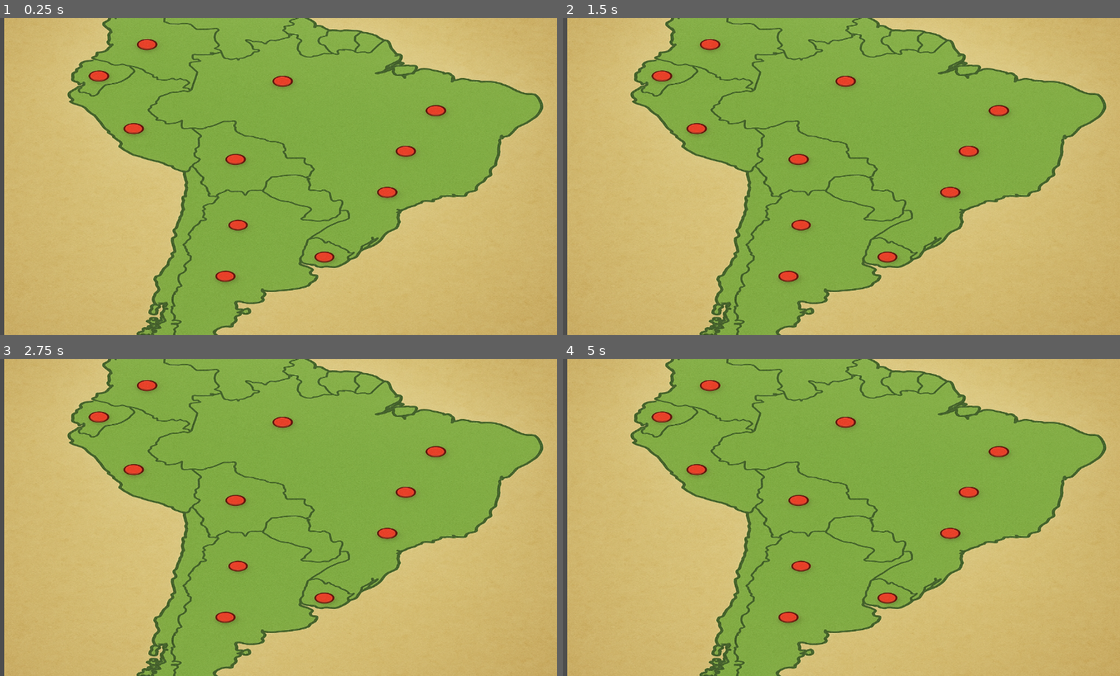
Above: before the commit, frames 1-4 (two rows, left to right).
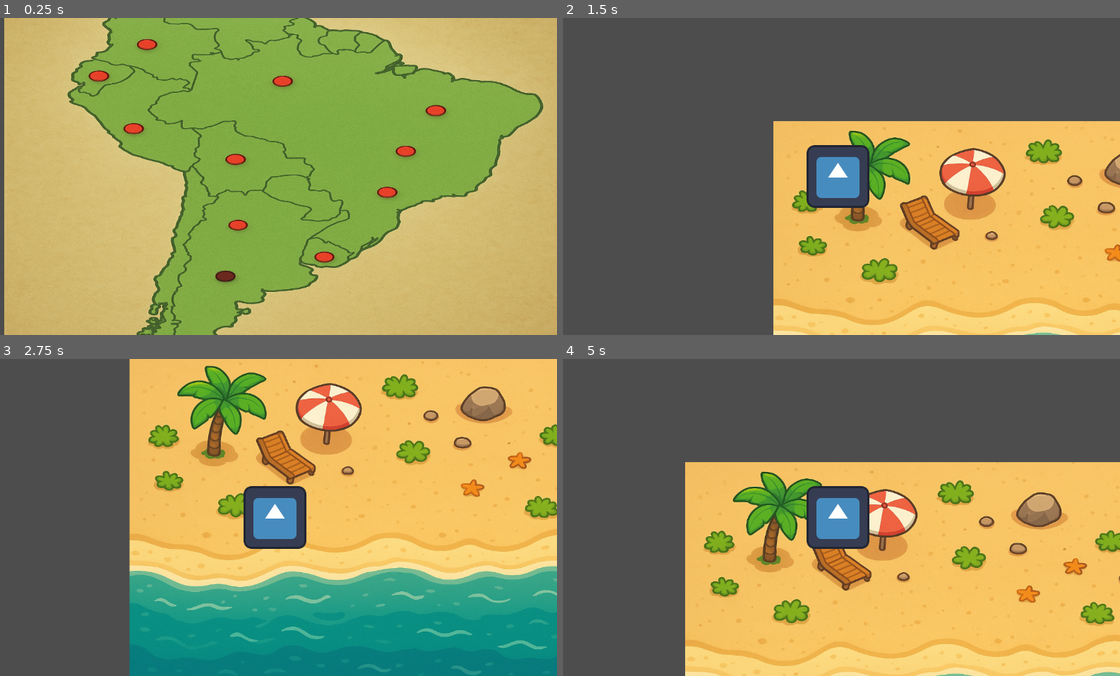
Above: after the commit, the same moments.

Repository: DAGimenez/Detector_Proyect
Game: Godot game, scene res://mapa_seleccionable.tscn
The game is run twice, just before and just after one commit, with the same random seed, the same clock (stepped at 60 frames per second) and the same inputs. This scene is started directly instead of the project's main scene. The engine's default icon, where the game draws it, is replaced by a stand-in: a white triangle on a blue panel in a dark square.
Inputs (mouse positions are in pixels of both pictures, inside the frame that each line leads up to):
- Up to frame 1 (0.25 s): no input
- Up to frame 2 (1.5 s): click (785, 274) at 0.52 s; tap Enter at 1.25 s; move the mouse to (785, 277) at 1.27 s; hold D (vi_right) from 1.28 s (still down); tap Shift (vi_shift) at 1.35 s; click (785, 277) at 1.42 s
- Up to frame 3 (2.75 s): move the mouse to (161, 533) at 2.02 s; release D (vi_right) at 2.03 s; hold S (vi_down) from 2.03 s (still down); tap Shift (vi_shift) at 2.1 s; click (161, 533) at 2.17 s
- Up to frame 4 (5 s): move the mouse to (891, 447) at 2.77 s; release S (vi_down) at 2.78 s; hold D (vi_right) 2.78-3.53 s; tap Shift (vi_shift) at 2.85, 3.6, 4.35 s; click (891, 447) at 2.92 s; move the mouse to (808, 580) at 3.52 s; hold W (vi_up) 3.53-4.28 s; click (808, 580) at 3.67 s; move the mouse to (1008, 565) at 4.27 s; hold A (vi_left) from 4.28 s (still down); click (1008, 565) at 4.42 s

The runs differ from the first frame. In frame 1, 0.1% of the frame differs, in the area x 38-43%, y 79-84%; in frame 2, 99%; in frame 3, 99%; in frame 4, 99%, in the area x 0-100%, y 0-100%.

Commit message:
seleccion_de_mapa

Diff:
--- /dev/null
+++ b/detector-proyecto/button.gd
@@ -0,0 +1,11 @@
+extends Button
+
+
+# Called when the node enters the scene tree for the first time.
+func _ready() -> void:
+	pass # Replace with function body.
+
+
+# Called every frame. 'delta' is the elapsed time since the previous frame.
+func _process(delta: float) -> void:
+	pass
--- /dev/null
+++ b/detector-proyecto/mapa_seleccionable.gd
@@ -0,0 +1,11 @@
+extends Control
+
+
+# Called when the node enters the scene tree for the first time.
+func _on_provincia2_pressed() -> void:
+
+	get_tree().change_scene_to_file("res://provincia_1.tscn")
+
+
+func _on_button_pressed() -> void:
+	get_tree().change_scene_to_file("res://provincia_1.tscn")
--- a/detector-proyecto/mapa_seleccionable.tscn
+++ b/detector-proyecto/mapa_seleccionable.tscn
@@ -1,12 +1,7 @@
-[gd_scene load_steps=5 format=3 uid="uid://btch27b6fyoq0"]
+[gd_scene load_steps=3 format=3 uid="uid://btch27b6fyoq0"]
 
 [ext_resource type="Texture2D" uid="uid://bf6tqyn725mty" path="res://Imagenes/ChatGPT Image 14 nov 2025, 22_26_32.png" id="1_fequv"]
-[ext_resource type="Script" uid="uid://dimpmk18u3nrl" path="res://provincia_1.gd" id="2_bapai"]
-
-[sub_resource type="CircleShape2D" id="CircleShape2D_fequv"]
-radius = 27.018513
-
-[sub_resource type="CircleShape2D" id="CircleShape2D_bapai"]
+[ext_resource type="Script" uid="uid://c72snikupb7iq" path="res://mapa_seleccionable.gd" id="1_yu2np"]
 
 [node name="mapa_seleccionable" type="Control"]
 layout_mode = 3
@@ -15,6 +10,7 @@
 anchor_bottom = 1.0
 grow_horizontal = 2
 grow_vertical = 2
+script = ExtResource("1_yu2np")
 
 [node name="Sprite2D" type="Sprite2D" parent="."]
 position = Vector2(591, 331.00003)
@@ -22,18 +18,12 @@
 texture = ExtResource("1_fequv")
 metadata/_edit_group_ = true
 
-[node name="provincia1" type="Area2D" parent="."]
-script = ExtResource("2_bapai")
+[node name="Button" type="Button" parent="."]
+layout_mode = 0
+offset_left = 456.0
+offset_top = 517.0
+offset_right = 464.0
+offset_bottom = 525.0
+scale = Vector2(4.717604, 2.7506812)
 
-[node name="CollisionShape2D" type="CollisionShape2D" parent="provincia1"]
-position = Vector2(475, 530)
-shape = SubResource("CircleShape2D_fequv")
-debug_color = Color(0.8352941, 0.12156863, 0.015686275, 0.41960785)
-
-[node name="provincia2" type="Area2D" parent="."]
-
-[node name="CollisionShape2D" type="CollisionShape2D" parent="provincia2"]
-position = Vector2(502, 422)
-scale = Vector2(2.4489536, 1.591174)
-shape = SubResource("CircleShape2D_bapai")
-debug_color = Color(0.9101435, 0, 0.11040913, 0.49803922)
+[connection signal="pressed" from="Button" to="." method="_on_button_pressed"]
--- a/detector-proyecto/project.godot
+++ b/detector-proyecto/project.godot
@@ -42,3 +42,8 @@
 "events": [Object(InputEventKey,"resource_local_to_scene":false,"resource_name":"","device":-1,"window_id":0,"alt_press …(195 unchanged characters)…
 ]
 }
+MOUSE_BUTTON_LEFT={
+"deadzone": 0.2,
+"events": [Object(InputEventMouseButton,"resource_local_to_scene":false,"resource_name":"","device":-1,"window_id":0,"alt_pressed":false,"shift_pressed":false,"ctrl_pressed":false,"meta_pressed":false,"button_mask":0,"position":Vector2(0, 0),"global_position":Vector2(0, 0),"factor":1.0,"button_index":1,"canceled":false,"pressed":false,"double_click":false,"script":null)
+]
+}
--- a/detector-proyecto/provincia_1.gd
+++ b/detector-proyecto/provincia_1.gd
@@ -1,11 +1,3 @@
 extends Area2D
 
-
-# Called when the node enters the scene tree for the first time.
-@export var scene_to_load : String   # Ruta de la escena a cargar
-
-func _input_event(viewport, event, shape_idx):
-	if event is InputEventMouseButton and event.pressed:
-		if event.button_index == MOUSE_BUTTON_LEFT:
-			print("Elegiste: ", name)
-			get_tree().change_scene_to_file("res://provincia_1.tscn")
+	#
--- a/detector-proyecto/provincia_1.tscn
+++ b/detector-proyecto/provincia_1.tscn
@@ -1,6 +1,7 @@
-[gd_scene load_steps=2 format=3 uid="uid://die70nskfae7y"]
+[gd_scene load_steps=3 format=3 uid="uid://die70nskfae7y"]
 
 [ext_resource type="Texture2D" uid="uid://d3am7fkxav3ay" path="res://Imagenes/9b2ba700-d8db-4a90-9e35-aebdd1968139.png" id="1_b8m72"]
+[ext_resource type="PackedScene" uid="uid://c6c6hp2pisqlr" path="res://Personaje.tscn" id="2_217so"]
 
 [node name="Provincia_1" type="Control"]
 layout_mode = 3
@@ -14,3 +15,5 @@
 position = Vector2(582, 320)
 scale = Vector2(0.7496116, 0.6611012)
 texture = ExtResource("1_b8m72")
+
+[node name="Node2D" parent="." instance=ExtResource("2_217so")]
Not shown, added: detector-proyecto/button.gd.uid
Not shown, added: detector-proyecto/mapa_seleccionable.gd.uid
Not shown, added: detector-proyecto/mapa_seleccionable.tscn6582413519.tmp
Not shown, added: detector-proyecto/mapa_seleccionable.tscn6591600576.tmp
